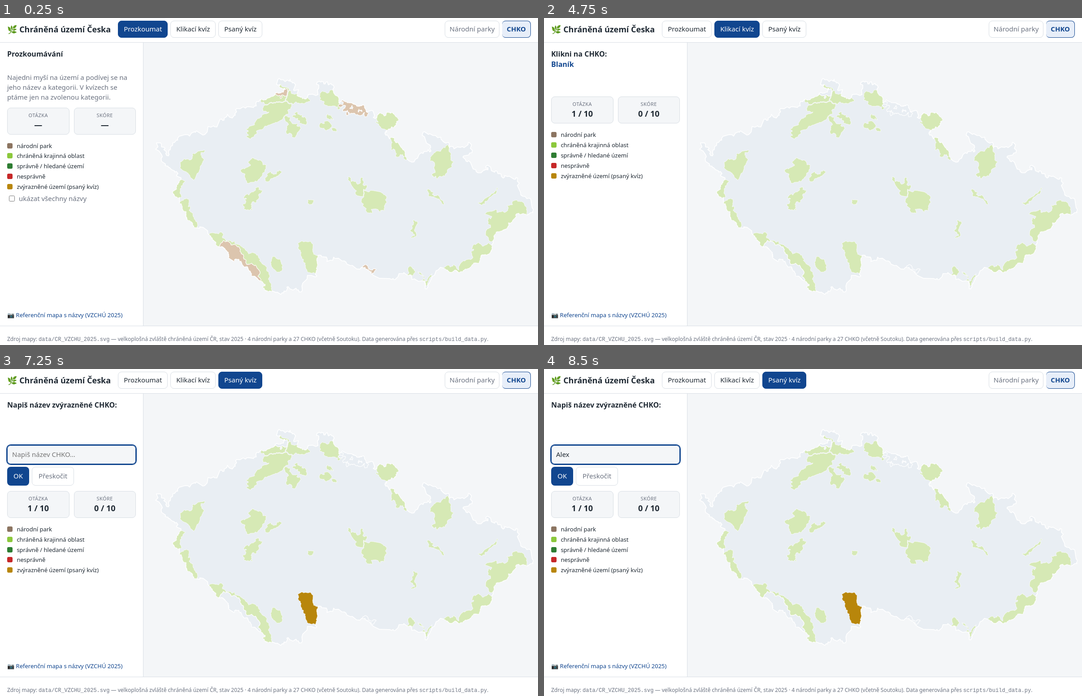
Above: before the commit, frames 1-4 (two rows, left to right).
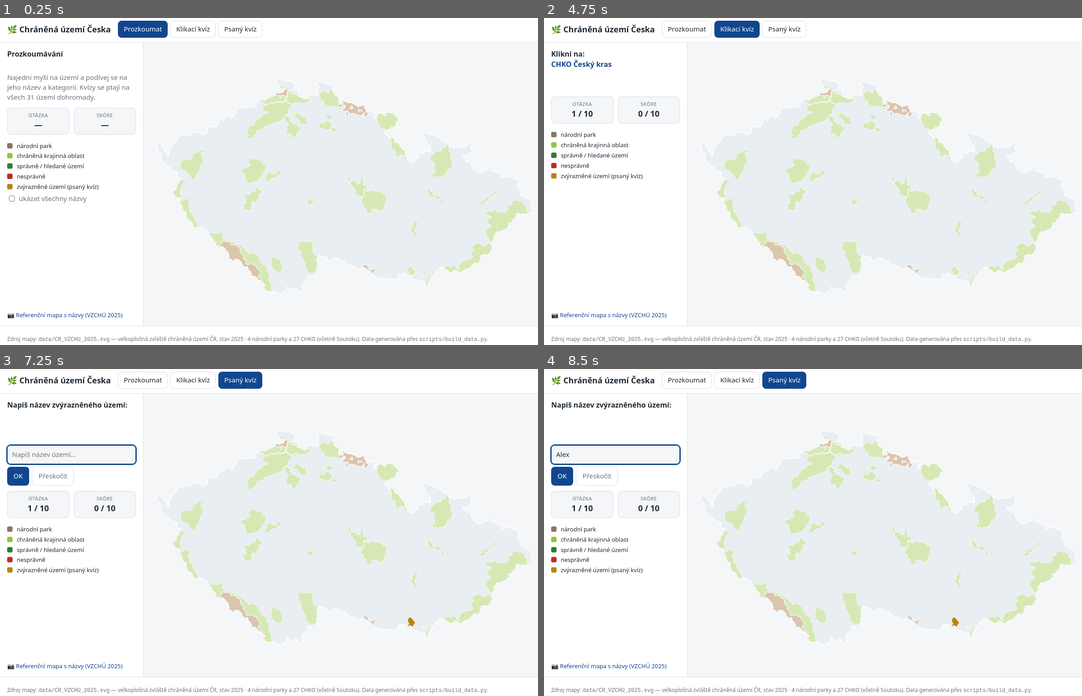
Above: after the commit, the same moments.

Repository: dbelohonov/geogames
Game: browser game, page cz_nature/index.html
Same seed, same stepped clock (60 frames per second), same inputs: the game is played once before the commit and once after it.
Inputs (mouse positions are in pixels of both pictures, inside the frame that each line leads up to):
- Up to frame 1 (0.25 s): no input
- Up to frame 2 (4.75 s): hold Right 1.03-1.53 s; tap Space every 0.5 s from 1.1 to 4.6 s; hold Right 1.58-2.25 s; click "Prozkoumat" at 2.02 s; hold Right 2.3-2.8 s; hold Right 2.85-3.52 s; hold Right 3.57-4.07 s; hold Right from 4.12 s (still down); click "Klikací kvíz" at 4.52 s
- Up to frame 3 (7.25 s): release Right at 4.78 s; hold Right 4.83-5.33 s; tap Space every 0.5 s from 5.1 to 7.1 s; hold Right 5.38-6.05 s; hold Right 6.1-6.6 s; hold Right from 6.65 s (still down); click "Psaný kvíz" at 7.02 s
- Up to frame 4 (8.5 s): release Right at 7.32 s; hold Right 7.37-7.87 s; tap Space at 7.6, 8.1 s; click (613, 454) at 7.77 s; type "Alex" at 7.77 s; hold Right from 7.92 s (still down)

The runs differ from the first frame. In frame 1, 0.3% of the frame differs, in the area x 1-99%, y 0-26%; in frame 2, 0.7%; in frame 3, 0.9%, in the area x 9-99%, y 0-81%; in frame 4, 0.8%.

Commit message:
Nature protected areas: small fixes

Diff:
--- a/cz_nature/css/style.css
+++ b/cz_nature/css/style.css
@@ -72,8 +72,8 @@
   border-bottom: 1px solid var(--line);
 }
 .topbar h1 { margin: 0; font-size: 18px; font-weight: 700; }
-.modes, .levels { display: flex; gap: 6px; flex-wrap: wrap; }
-.modes button, .levels button {
+.modes { display: flex; gap: 6px; flex-wrap: wrap; }
+.modes button {
   border: 1px solid var(--line);
   background: transparent;
   color: var(--ink);
@@ -82,23 +82,12 @@
   cursor: pointer;
   font: inherit;
 }
-.modes button:hover, .levels button:hover { background: var(--accent-soft); }
+.modes button:hover { background: var(--accent-soft); }
 .modes button.active {
   background: var(--accent);
   color: #fff;
   border-color: var(--accent);
 }
-/* level switch sits at the right edge and reads as a segmented control */
-.levels { margin-left: auto; }
-.levels button { padding: 7px 10px; color: var(--muted); }
-.levels button + button { border-left: none; }
-.levels button.active {
-  background: var(--accent-soft);
-  color: var(--accent);
-  border-color: var(--accent);
-  font-weight: 600;
-}
-
 /* ---- Layout ---- */
 .layout {
   flex: 1;
@@ -113,7 +102,6 @@
 @media (max-width: 760px) {
   /* stacked layout: rows size to content again */
   .layout { grid-template-columns: 1fr; grid-template-rows: none; }
-  .levels { margin-left: 0; }
 }
 
 /* ---- Side panel ---- */
@@ -260,14 +248,6 @@
 .nature-map .region.chko { fill: var(--chko); stroke-width: .45; }
 .nature-map .region.np   { fill: var(--np);   stroke-width: .7; }
 
-/* in quizzes only the level's own category stays interactive; the other
-   one fades into the country silhouette (explore mode keeps both live) */
-.nature-map.quiz.lvl-np .region.chko,
-.nature-map.quiz.lvl-chko .region.np {
-  fill: var(--region);
-  pointer-events: none;
-}
-
 /* state colours — after the category rules so they win at equal weight */
 .nature-map .region.hover { fill: var(--accent); }
 .nature-map .region.good { fill: var(--good); }
--- a/cz_nature/index.html
+++ b/cz_nature/index.html
@@ -15,10 +15,6 @@
         <button data-mode="click">Klikací kvíz</button>
         <button data-mode="type">Psaný kvíz</button>
       </nav>
-      <nav class="levels" title="Kategorie velkoplošných chráněných území">
-        <button data-level="np">Národní parky</button>
-        <button data-level="chko" class="active">CHKO</button>
-      </nav>
     </header>
 
     <main class="layout">
@@ -29,7 +25,7 @@
         <div class="input-row" id="input-wrap" style="display:none">
           <input id="answer-input" type="text" autocomplete="off"
                  autocapitalize="off" spellcheck="false"
-                 placeholder="Napiš název CHKO…">
+                 placeholder="Napiš název území…">
           <button id="btn-submit" type="button">OK</button>
           <button id="btn-skip" type="button" class="ghost">Přeskočit</button>
         </div>
--- a/cz_nature/js/game.js
+++ b/cz_nature/js/game.js
@@ -2,20 +2,18 @@
 // specially protected areas (velkoplošná ZCHÚ) with the same modes as the
 // other games in this repo.
 //
-// Levels (categories)
-//   • np   — 4 národní parky
-//   • chko — 27 chráněných krajinných oblastí (default)
+// All 31 areas — 4 národní parky + 27 chráněných krajinných oblastí —
+// play together; there is no category switch. Names always carry the
+// category prefix ("NP Šumava", "CHKO Brdy"), which is also what tells
+// NP Šumava apart from the CHKO Šumava wrapped around it.
 //
-// The map always draws the country silhouette plus BOTH categories
-// (brown = NP, green = CHKO, NPs on top where they overlap). The level
-// decides which set the quizzes ask about; the other category fades to
-// the background and stops being clickable (see style.css).
+// The map draws the country silhouette plus both categories (brown = NP,
+// green = CHKO, NPs on top where they overlap).
 //
 // Modes
-//   • explore — hover/click any area (of either category) to learn its
-//               name and category.
-//   • click   — the game names areas of the current level one by one in
-//               random order; the player points to the right one.
+//   • explore — hover/click any area to learn its name and category.
+//   • click   — the game names areas one by one in random order; the
+//               player points to the right one.
 //   • type    — the game highlights areas one by one; the player types
 //               the name. Diacritics are optional and the category
 //               prefix may be abbreviated, spelled out or omitted
@@ -29,29 +27,12 @@
   var G = window.NATURE || { base: "", np: [], chko: [] };
   var VIEWBOX = window.NATURE_VIEWBOX || "0 0 517.213 295.669";
   var N = window.NatureNormalize;
-  var MAX_QUIZ = 10;
+  var QUIZ_LEN = 10;
 
   // tag every unit with its category so one flat list can drive the map
   (G.np || []).forEach(function (u) { u.kind = "np"; });
   (G.chko || []).forEach(function (u) { u.kind = "chko"; });
   var ALL = (G.np || []).concat(G.chko || []);
-
-  var LEVELS = {
-    np: {
-      units: G.np || [],
-      acc: "národní park",                  // "Klikni na …"
-      gen: "národního parku",               // "Napiš název …"
-      hl: "zvýrazněného národního parku",   // "Napiš název …" (type mode)
-      cls: "np",
-    },
-    chko: {
-      units: G.chko || [],
-      acc: "CHKO",
-      gen: "CHKO",
-      hl: "zvýrazněné CHKO",
-      cls: "chko",
-    },
-  };
 
   // ---- DOM refs ----------------------------------------------------------
   var elMap = document.getElementById("map");
@@ -66,22 +47,18 @@
   var elTooltip = document.getElementById("tooltip");
 
   // ---- State -------------------------------------------------------------
-  var level = "chko";            // np | chko
   var mode = "explore";          // explore | click | type
   var queue = [];                // array of unit codes to ask
   var qi = 0;                    // index into queue
   var score = 0;
   var target = null;             // current target unit object
   var locked = false;            // ignore input while showing feedback
-  var pathEls = {};              // code -> <path> (both categories)
-  var svgEl = null;              // the map <svg> (level/mode classes)
-
-  function L() { return LEVELS[level]; }
-  function units() { return L().units; }
-  function quizLen() { return Math.min(MAX_QUIZ, units().length); }
+  var pathEls = {};              // code -> <path>
+
+  function quizLen() { return Math.min(QUIZ_LEN, ALL.length); }
   function byCode(code) {
     var found = null;
-    units().forEach(function (u) { if (u.code === code) found = u; });
+    ALL.forEach(function (u) { if (u.code === code) found = u; });
     return found;
   }
 
@@ -121,21 +98,19 @@
     if (h > 0 && h < name.length - 1) return [name.slice(0, h + 1), name.slice(h + 1)];
     return null;
   }
-  function labelLines(name) {
-    if (name.length <= LABEL_WRAP_LEN[L().cls]) return [name];
+  function labelLines(name, kind) {
+    if (name.length <= LABEL_WRAP_LEN[kind]) return [name];
     return splitTwo(name) || [name];
   }
 
   // ---- Map construction --------------------------------------------------
-  // Both categories are drawn once; level/mode switches only toggle CSS
-  // classes on the <svg> root (no rebuild needed).
+  // All areas are drawn once; mode switches need no rebuild.
   function buildMap() {
     var svgNS = "http://www.w3.org/2000/svg";
     var svg = document.createElementNS(svgNS, "svg");
     svg.setAttribute("viewBox", VIEWBOX);
     svg.setAttribute("preserveAspectRatio", "xMidYMid meet");
     svg.classList.add("nature-map");
-    svg.classList.add("lvl-" + level);
 
     // country silhouette (decorative context, not clickable)
     var base = document.createElementNS(svgNS, "path");
@@ -176,7 +151,7 @@
       t.classList.add("label");
       t.classList.add(u.kind);
       t.setAttribute("data-code", u.code);
-      var lines = labelLines(displayName(u));
+      var lines = labelLines(displayName(u), u.kind);
       if (lines.length === 1) {
         t.setAttribute("dy", "0.3em");
         t.textContent = lines[0];
@@ -197,7 +172,6 @@
     svg.appendChild(lg);
     elMap.innerHTML = "";
     elMap.appendChild(svg);
-    svgEl = svg;
   }
 
   // ---- Hover (explore + click affordance) --------------------------------
@@ -248,7 +222,7 @@
     if (mode === "click" && !locked) {
       handleGuess(u);
     }
-    // type mode ignores map clicks; the faded category is pointer-events:none
+    // type mode ignores map clicks
   }
 
   function handleGuess(u) {
@@ -303,15 +277,6 @@
     elProgress.textContent = (qi) + " / " + quizLen();
   }
 
-  // level/mode classes on the <svg> drive which category is interactive
-  function syncMapClasses() {
-    if (!svgEl) return;
-    svgEl.classList.toggle("lvl-np", level === "np");
-    svgEl.classList.toggle("lvl-chko", level === "chko");
-    svgEl.classList.toggle("explore", mode === "explore");
-    svgEl.classList.toggle("quiz", mode !== "explore");
-  }
-
   // ---- Shuffling ---------------------------------------------------------
   function shuffle(arr) {
     var a = arr.slice();
@@ -323,7 +288,7 @@
   }
 
   function pickQueue() {
-    return shuffle(units()).slice(0, quizLen()).map(function (u) { return u.code; });
+    return shuffle(ALL).slice(0, quizLen()).map(function (u) { return u.code; });
   }
 
   // ---- Quiz flow ---------------------------------------------------------
@@ -336,24 +301,23 @@
     clearAllFlash();
     hideTooltip();
     showAllLabels(false);
-    syncMapClasses();
     elInputWrap.style.display = (mode === "type") ? "" : "none";
     elActions.style.display = "none";
     elRevealWrap.style.display = "none";
     if (mode === "type" && elInput) {
-      elInput.placeholder = "Napiš název " + L().gen + "…";
+      elInput.placeholder = "Napiš název území…";
       elInput.value = "";
       elInput.focus();
     }
     nextRound();
   }
 
-  // Click-mode prompt: category word + the short name ("Klikni na CHKO:
-  // Brdy") — the prefix would only repeat what the category word says.
+  // Click-mode prompt spells the full display name, prefix included
+  // ("CHKO Brdy", "NP Šumava") — for the two Šumavas the prefix is what
+  // tells them apart.
   function renderClickPrompt() {
     if (!target) return;
-    elPrompt.innerHTML = "Klikni na " + L().acc + ":<br><b>" +
-      target.name + "</b>";
+    elPrompt.innerHTML = "Klikni na:<br><b>" + displayName(target) + "</b>";
   }
 
   function nextRound() {
@@ -372,7 +336,7 @@
       if (elInput) elInput.blur();
     } else if (mode === "type") {
       flash(target.code, "ask");
-      elPrompt.innerHTML = "Napiš název " + L().hl + ":";
+      elPrompt.innerHTML = "Napiš název zvýrazněného území:";
       setStatus("");
       if (elInput) elInput.focus();
     }
@@ -436,8 +400,8 @@
     setTimeout(nextRound, 1300);
   }
 
-  // ---- localStorage best scores (per level + mode) ------------------------
-  function bestKey() { return "nature_best_" + level + "_" + mode; }
+  // ---- localStorage best scores (per mode) --------------------------------
+  function bestKey() { return "nature_best_" + mode; }
   function bestScore() {
     try { return parseInt(localStorage.getItem(bestKey()) || "0", 10) || 0; }
     catch (e) { return 0; }
@@ -452,10 +416,9 @@
     clearAllFlash();
     hideTooltip();
     target = null;
-    syncMapClasses();
     elPrompt.innerHTML = "Prozkoumávání";
     setStatus("Najedni myší na území a podívej se na jeho název a " +
-              "kategorii. V kvízech se ptáme jen na zvolenou kategorii.");
+              "kategorii. Kvízy se ptají na všech 31 území dohromady.");
     elInputWrap.style.display = "none";
     elActions.style.display = "none";
     elRevealWrap.style.display = "";
@@ -464,15 +427,6 @@
     showAllLabels(false);
     var reveal = document.getElementById("reveal-all");
     if (reveal) reveal.checked = false;
-  }
-
-  // ---- Level switching ---------------------------------------------------
-  function setLevel(newLevel) {
-    if (!LEVELS[newLevel] || newLevel === level) return;
-    level = newLevel;
-    syncMapClasses();
-    if (mode === "explore") enterExplore();
-    else startQuiz(mode); // restart the running quiz on the new level
   }
 
   // ---- Wiring ------------------------------------------------------------
@@ -488,16 +442,6 @@
       });
     });
 
-    document.querySelectorAll("[data-level]").forEach(function (btn) {
-      btn.addEventListener("click", function () {
-        var l = btn.getAttribute("data-level");
-        document.querySelectorAll("[data-level]").forEach(function (b) {
-          b.classList.toggle("active", b === btn);
-        });
-        setLevel(l);
-      });
-    });
-
     if (elInput) {
       elInput.addEventListener("keydown", function (e) {
         if (e.key === "Enter") { e.preventDefault(); submitAnswer(); }
